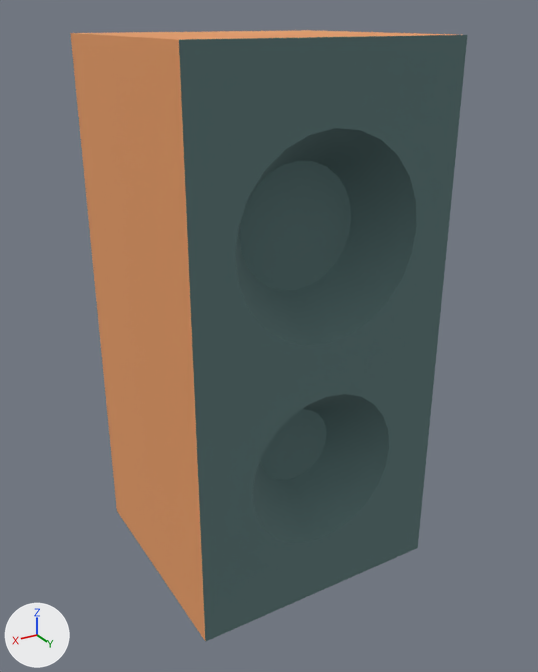
The glTF model public/models/items/speakerSmall.glb, before and after one commit.
One viewpoint serves both versions: a 50 mm lens placed at (0.459, 0.781, 0.705), pointed at (-0.004, 0.009, 0.32). Arrows for +X, +Y and +Z are at lower left; the lights stay in place. Vertices at the same position are counted once.

Names of what the first picture shows: 'speakerSmall'.
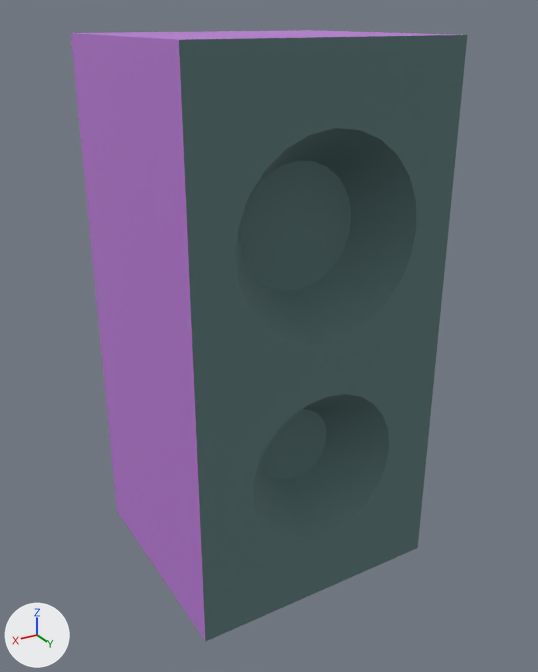
The change, as a list of edits to the scene's bpy script:
```text
Add mat_lambert15:
    mat_lambert15 = principled_material('lambert15')
    mat_lambert15.base_color = (0.482, 0.195, 0.663)  # purple #b87ad5
    mat_lambert15.roughness = 0.6
Change me_speakersmall_2:
    where me_speakersmall_2.from_pydata(...)  # 112 vertices, 220 faces; spans x -0.17..0.17, y -0.158..0.148, z 0.003..0.686
    used by ob_speakersmall; location = (0.0, 0.0, 0.0)
    me_speakersmall_2 part 1: all 14 faces that had it switch from mat_wood_061 (orange #e69b65) to mat_lambert15 (purple #b97ad5)
```

Location of each change, (x1, y1, x2, y2) in pixels of the pictures (538 x 672 px):
part 1 of me_speakersmall_2, recoloured (orange to purple): (70, 30, 456, 640) in both
